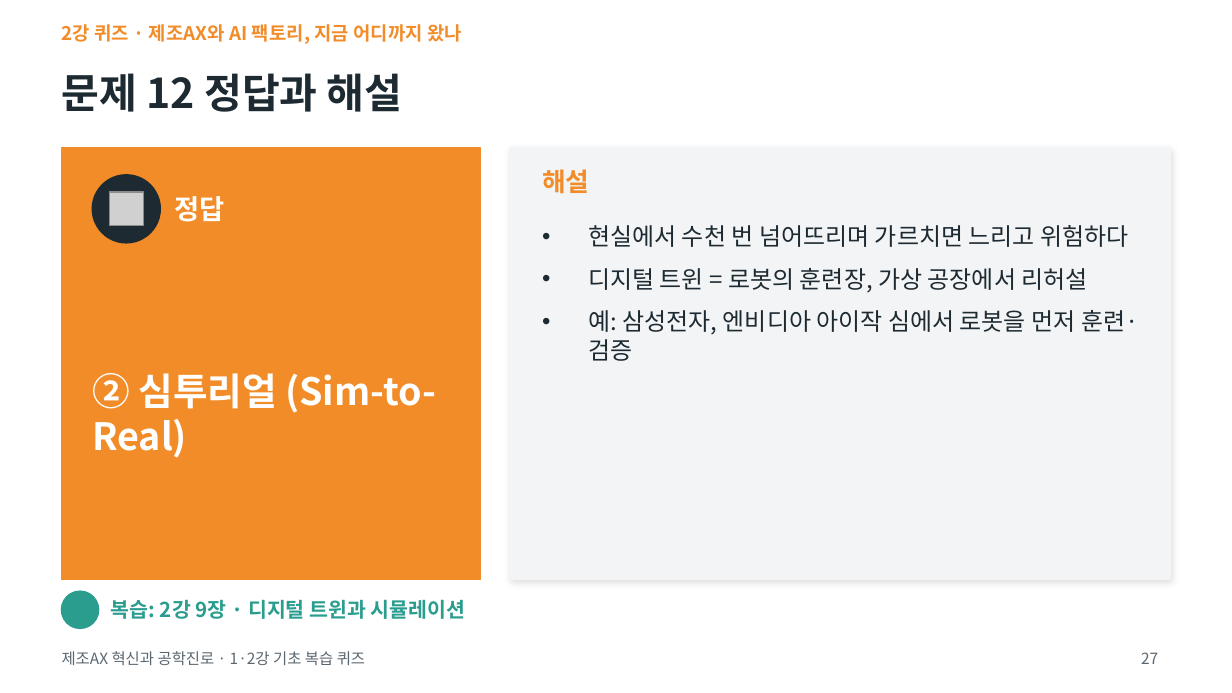
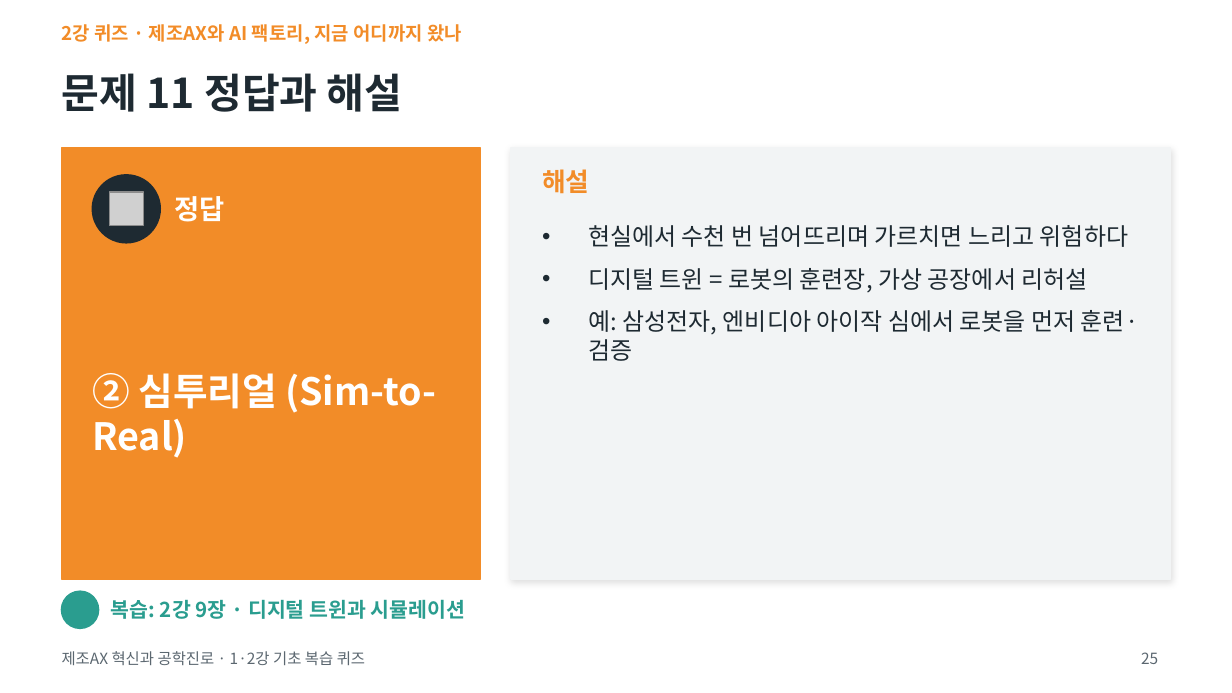
Before and after one commit to ykkimhgu/Intro-MCE-Freshman-Course, a slide deck: slide 25 of quiz12/1-2강_기초복습퀴즈.pptx (slide 27 before the commit). Drawn at 1232x693 pixels with LibreOffice and Linux fonts; fonts in the diff are those of the drawing; grey boxes stand for pictures; background and template pictures are left out. Boxes give left, top, right and bottom in pixels: in the first picture for what was removed or moved away, otherwise in the second. Text is boxed around its words. In the diff, an @@ line names an element or a change of style, - is before the commit and + after.

```diff
--- a/quiz12/1-2강_기초복습퀴즈.pptx
+++ b/quiz12/1-2강_기초복습퀴즈.pptx
@@ title at bbox=[62, 73, 403, 112]: text changed @@
-문제 12 정답과 해설
+문제 11 정답과 해설
@@ page number at bbox=[1141, 652, 1158, 664]: text changed @@
-27
+25
```
Also in this commit, not shown: 9 other slides changed, 3 other files.
